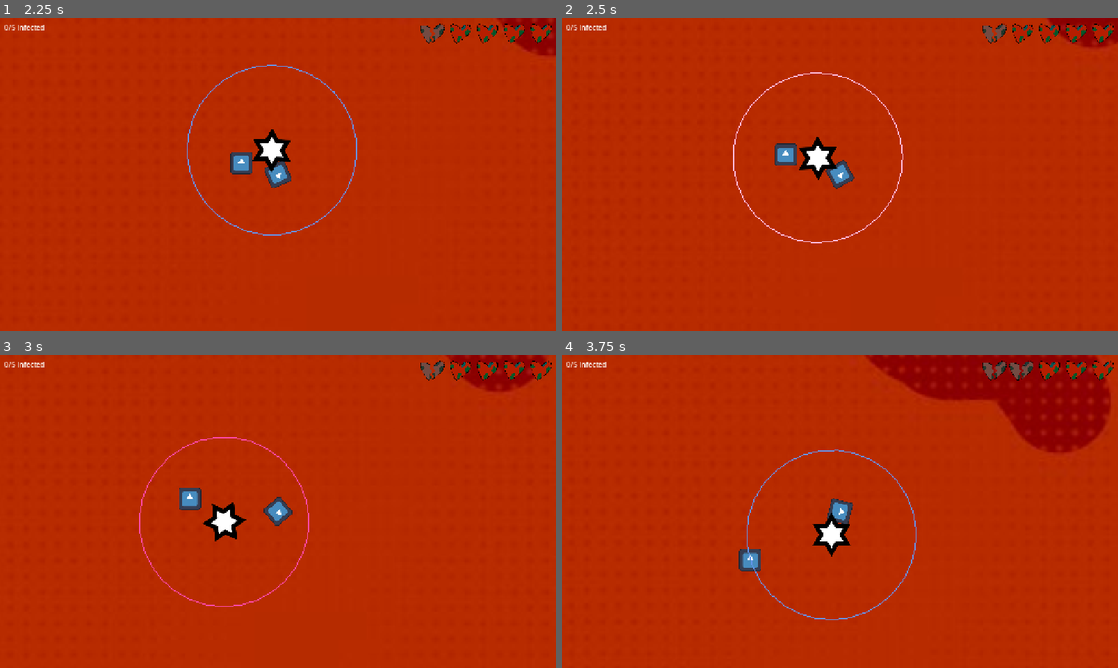
Above: before the commit, frames 1-4 (two rows, left to right).
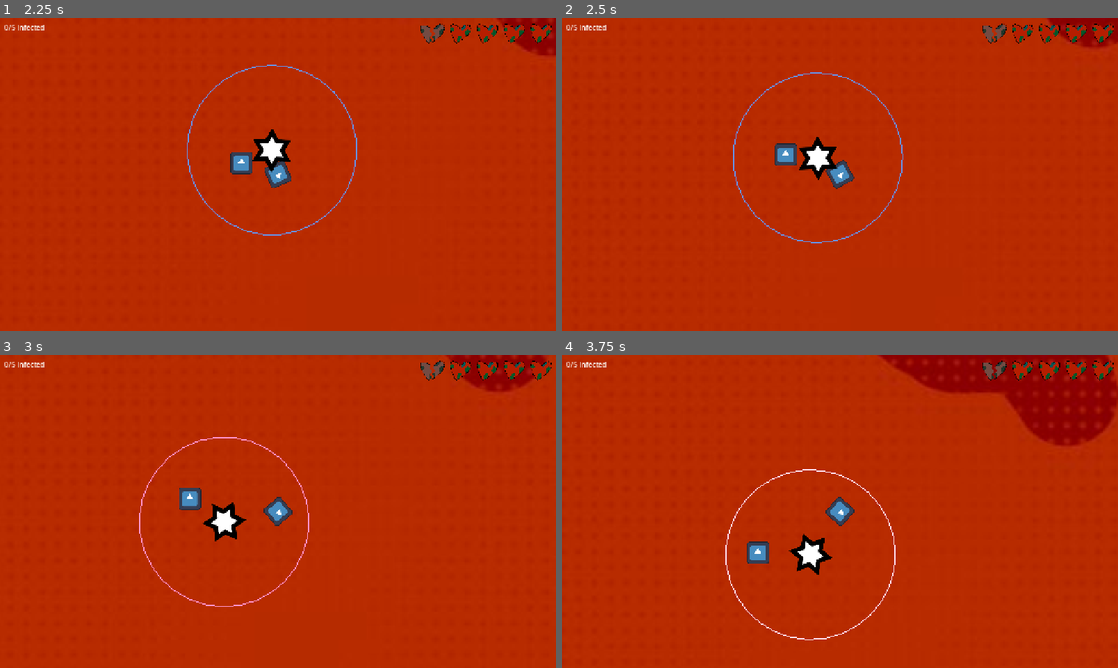
Above: after the commit, the same moments.

Repository: MarkusSecundus/GlobalJam_2026
Game: Godot game, scene res://maps/test_map.tscn
Two runs of this game, one before a commit and one after it. Both use one fixed random seed, a clock stepped at 60 frames per second and the inputs below. The engine's default icon, where the game draws it, is replaced by a stand-in: a white triangle on a blue panel in a dark square.
Inputs:
- Up to frame 1 (2.25 s): hold D (Right) 0.53-1.28 s; hold S (Down) 1.28-2.03 s; hold D (Right) from 2.03 s (still down)
- Up to frame 2 (2.5 s): keep holding D (Right)
- Up to frame 3 (3 s): release D (Right) at 2.78 s; hold W (Up) from 2.78 s (still down)
- Up to frame 4 (3.75 s): release W (Up) at 3.53 s; hold A (Left) from 3.53 s (still down)

Frame 1 is identical in both runs. In frame 2, 0.3% of the frame differs, in the area x 30-62%, y 17-72%; in frame 3, 0.3%; in frame 4, 3.8%, in the area x 29-100%, y 0-92%.

Commit message:
enemy tweak

Diff:
--- a/prefabs/enemy.gd
+++ b/prefabs/enemy.gd
@@ -5,7 +5,7 @@
 var AGGRO_GAIN_SPEED = 1.0
 var AGGRO_LOSE_SPEED = 0.5
 var AGGRO_COOLDOWN_AFTER_ATTACK = 0.075
-var AGGRO_COOLDOWN_AFTER_HIT = 0.25
+var AGGRO_COOLDOWN_AFTER_HIT = 0.467
 
 # if nonzero = moving towards the player
 var attack_dir: Vector2 = Vector2.ZERO
